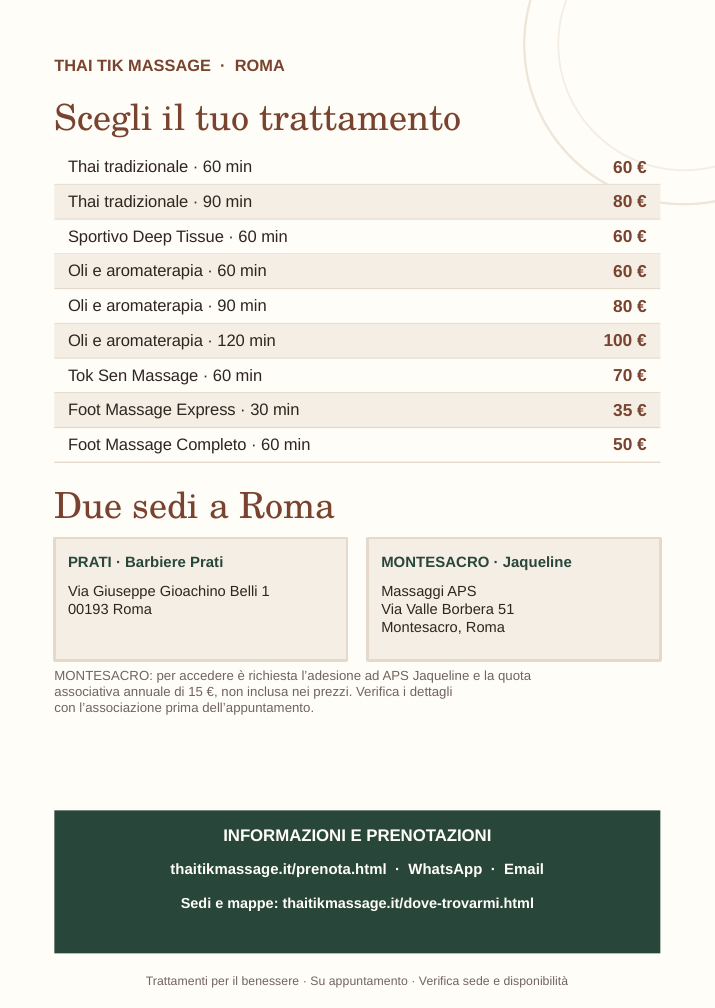
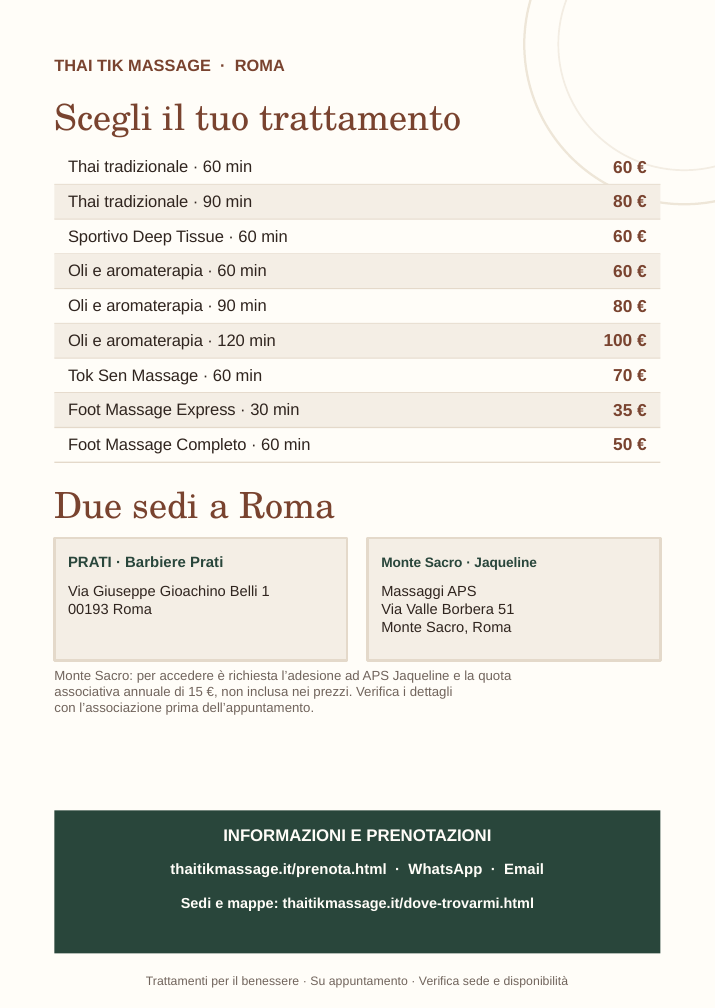
Before and after one commit to algil32-arch/Tik-Thai-Massage, a slide deck: slide 2 of volantino-a6-canva.pptx. Drawn at 715x1008 pixels with LibreOffice and Linux fonts; fonts in the diff are those of the drawing. Boxes give left, top, right and bottom in pixels: in the first picture for what was removed or moved away, otherwise in the second. Text is boxed around its words. In the diff, an @@ line names an element or a change of style, - is before the commit and + after.

```diff
--- a/volantino-a6-canva.pptx
+++ b/volantino-a6-canva.pptx
@@ text at bbox=[381, 557, 537, 570]: text changed; size 6.2 to 5.7 pt @@
-MONTESACRO · Jaqueline
+Monte Sacro · Jaqueline
@@ text at bbox=[381, 622, 511, 634]: text changed @@
-Montesacro, Roma
+Monte Sacro, Roma
@@ text at bbox=[54, 670, 511, 683]: text changed @@
-MONTESACRO: per accedere è richiesta l’adesione ad APS Jaqueline e la quota
+Monte Sacro: per accedere è richiesta l’adesione ad APS Jaqueline e la quota
```
Also in this commit, not shown: 1 other slide changed, 31 other files.
